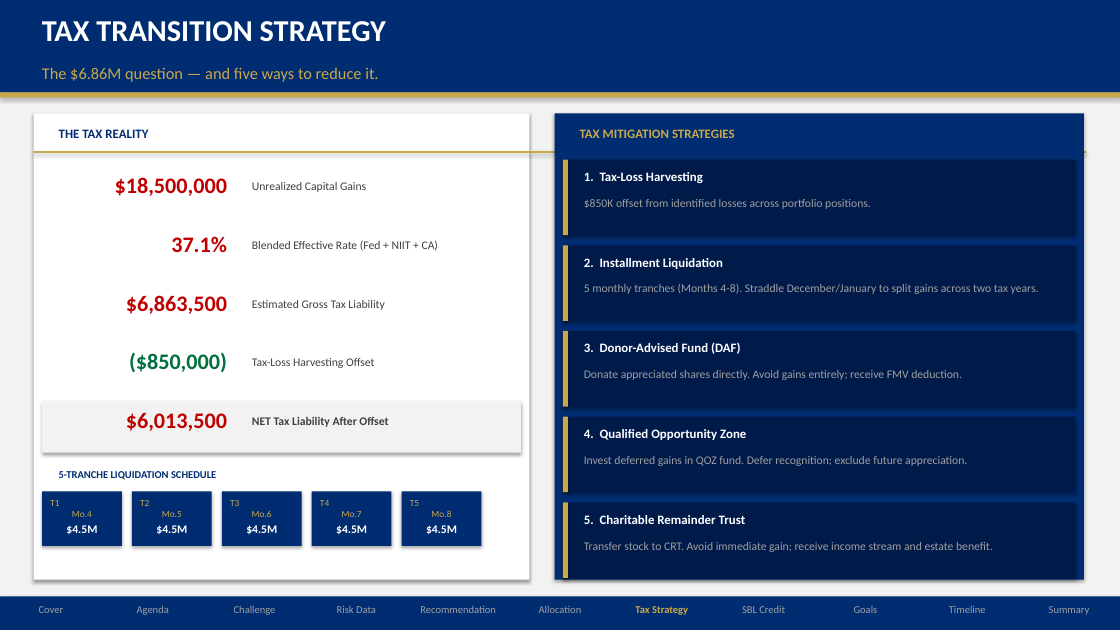
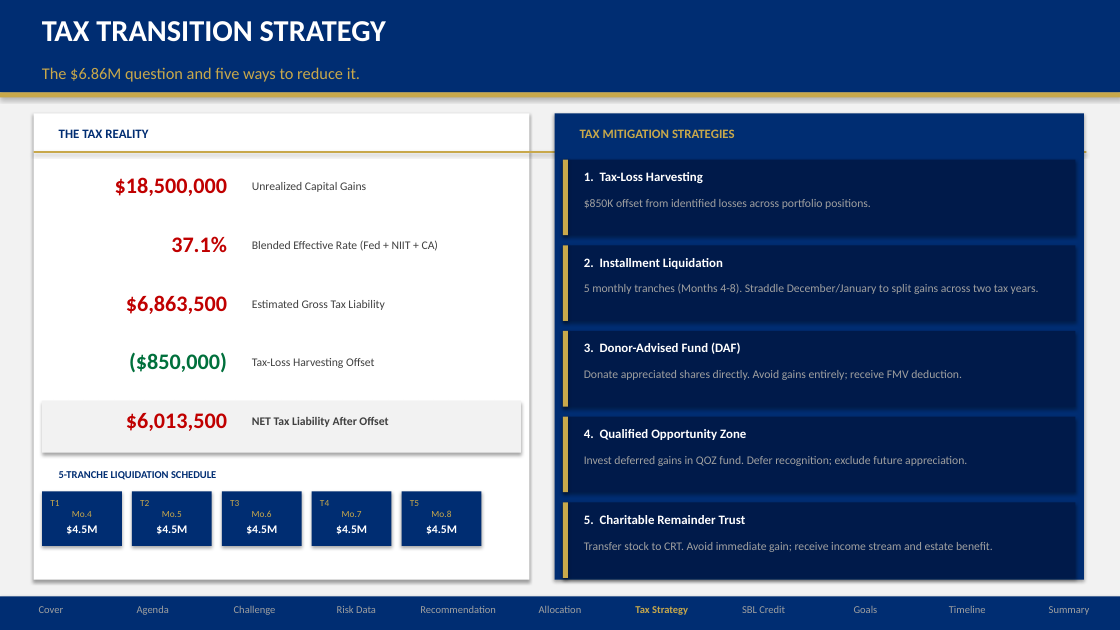
Before and after one commit to mmercado316/UHNW-Portfolio-Case-Study, a slide deck: slide 7 of UHNW_Portfolio_Presentation.pptx. Drawn at 1120x630 pixels with LibreOffice and Linux fonts; fonts in the diff are those of the drawing. Boxes give left, top, right and bottom in pixels: in the first picture for what was removed or moved away, otherwise in the second. Text is boxed around its words. In the diff, an @@ line names an element or a change of style, - is before the commit and + after.

```diff
--- a/UHNW_Portfolio_Presentation.pptx
+++ b/UHNW_Portfolio_Presentation.pptx
@@ text at (42,67,360,82): text changed @@
-The $6.86M question — and five ways to reduce it.
+The $6.86M question and five ways to reduce it.
```
Also in this commit, not shown: 7 other slides changed.
